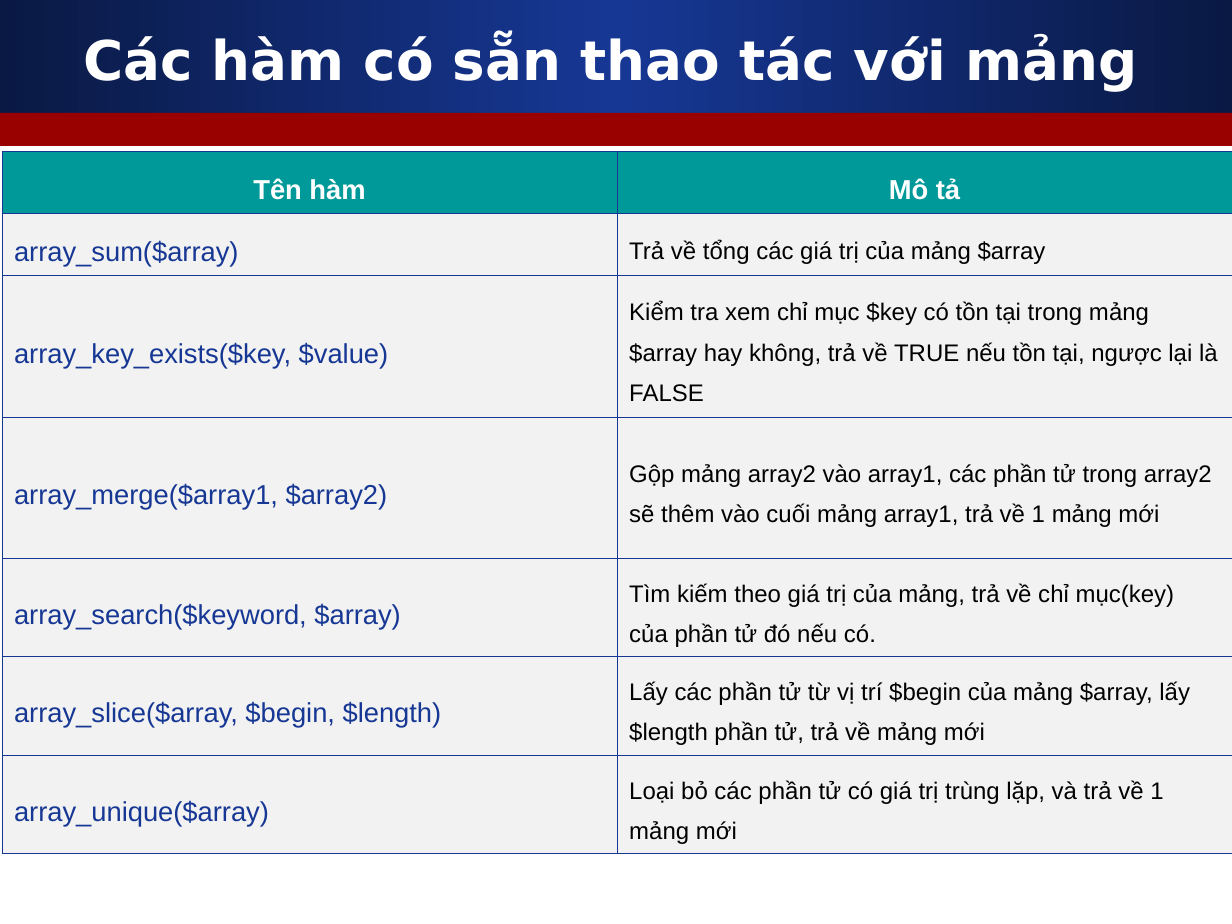
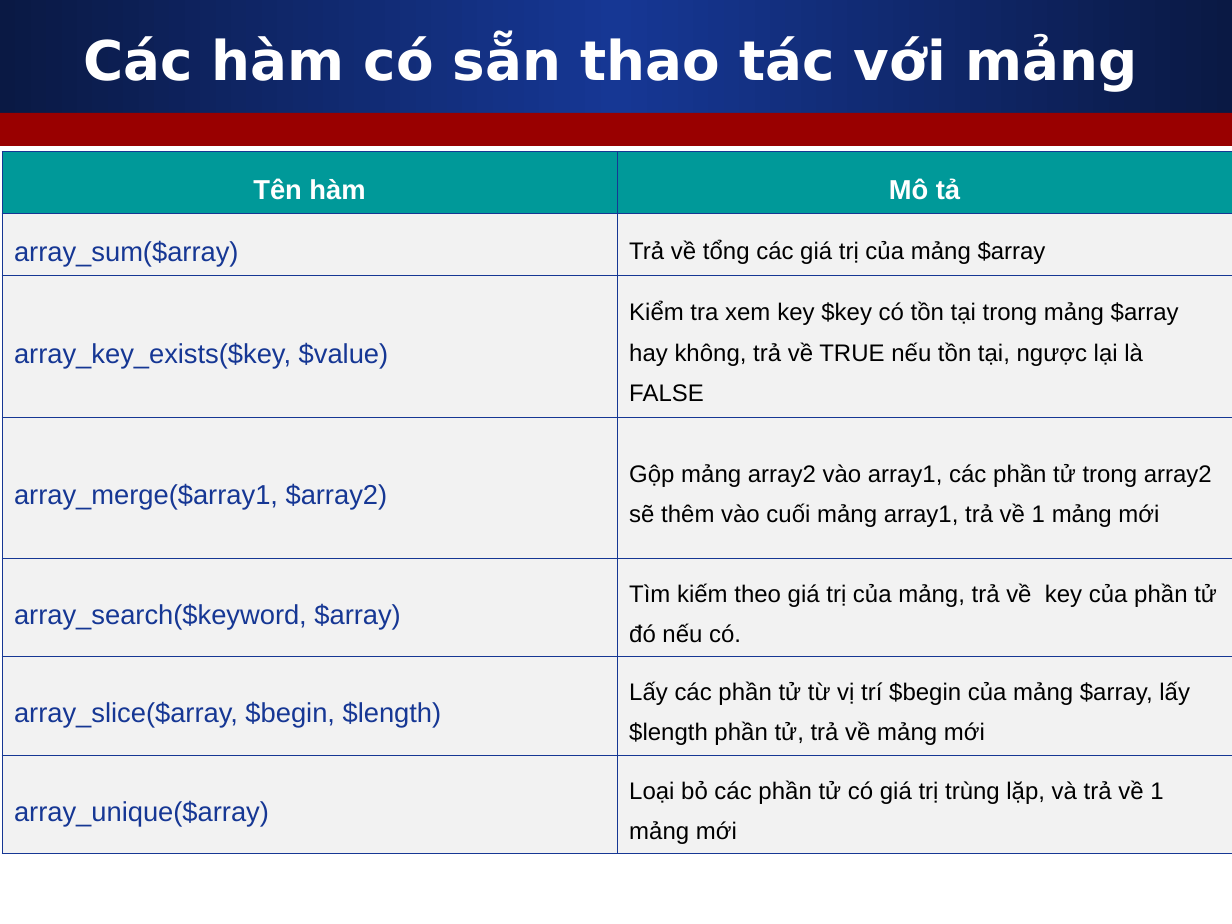
Before and after one commit to nguyenvietmanhit/php1019e2, a slide deck: slide 2 of Day14_3_PHP_Array_Function_Array_String_Number/Slides/2_Array_Function_PHP.ppt. Drawn at 1232x924 pixels with LibreOffice and Linux fonts; fonts in the diff are those of the drawing. Boxes give left, top, right and bottom in pixels: in the first picture for what was removed or moved away, otherwise in the second. Text is boxed around its words. In the diff, an @@ line names an element or a change of style, - is before the commit and + after.

```diff
--- a/Day14_3_PHP_Array_Function_Array_String_Number/Slides/2_Array_Function_PHP.ppt
+++ b/Day14_3_PHP_Array_Function_Array_String_Number/Slides/2_Array_Function_PHP.ppt
@@ table at box(2, 152, 1232, 854) @@
-row 3, column 2: Kiểm tra xem chỉ mục $key có tồn tại trong mảng $array hay không, trả về TRUE nếu tồn tại, ngược lại là FALSE
+row 3, column 2: Kiểm tra xem key $key có tồn tại trong mảng $array hay không, trả về TRUE nếu tồn tại, ngược lại là FALSE
-row 5, column 2: Tìm kiếm theo giá trị của mảng, trả về chỉ mục(key) của phần tử đó nếu có.
+row 5, column 2: Tìm kiếm theo giá trị của mảng, trả về key của phần tử đó nếu có.
```
Also in this commit, not shown: 2 other slides changed, 2 other files.
